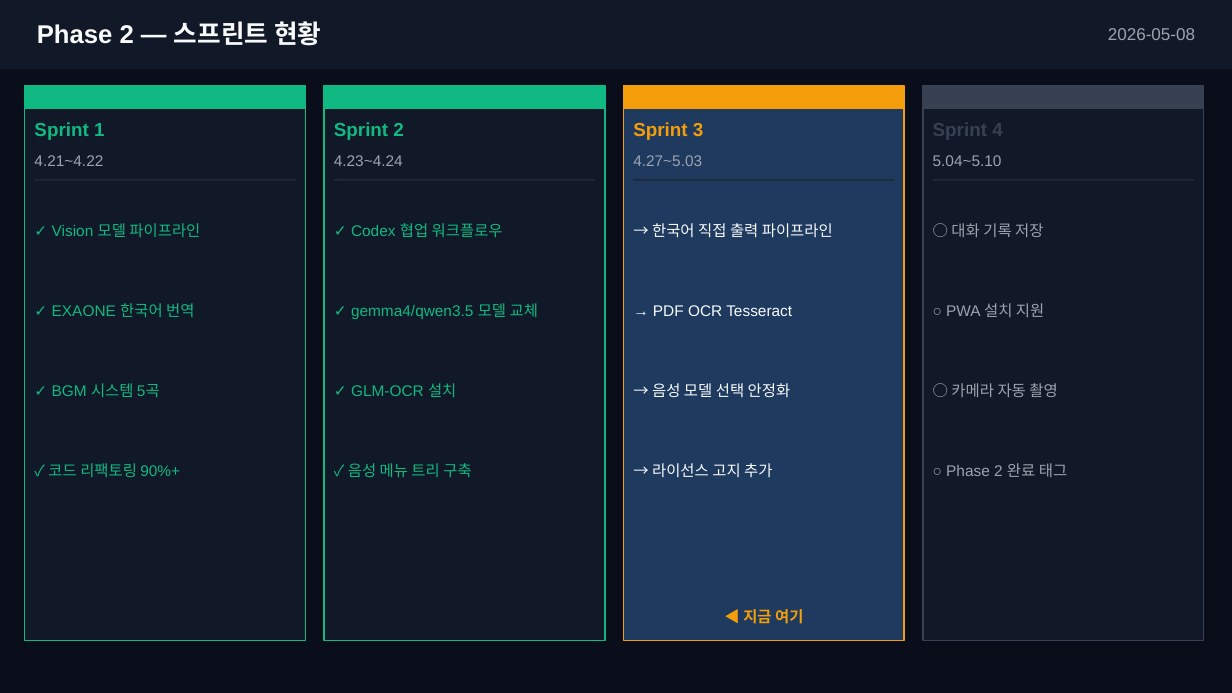
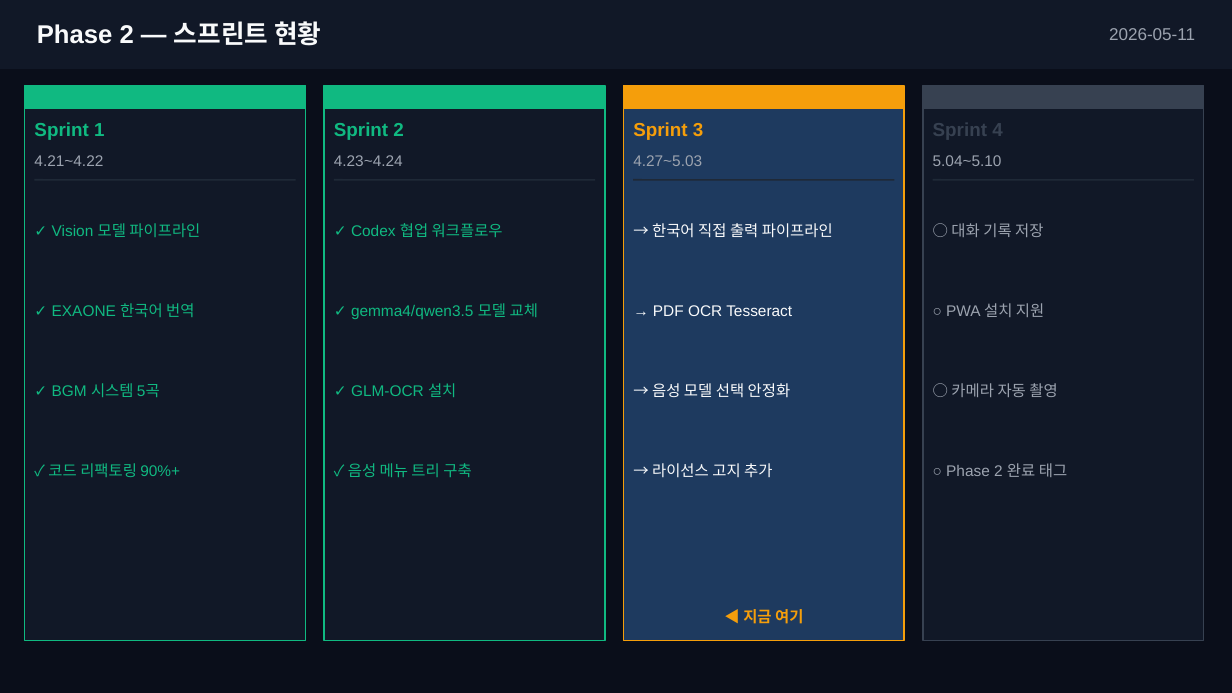
Before and after one commit to nantashin/readvoice-mvp, a slide deck: slide 2 of docs/daily-reports/roadmap_20260511.pptx. Drawn at 1232x693 pixels with LibreOffice and Linux fonts; fonts in the diff are those of the drawing. Boxes give left, top, right and bottom in pixels: in the first picture for what was removed or moved away, otherwise in the second. Text is boxed around its words. In the diff, an @@ line names an element or a change of style, - is before the commit and + after.

```diff
--- a/docs/daily-reports/roadmap_20260511.pptx
+++ b/docs/daily-reports/roadmap_20260511.pptx
@@ text at [1109,28,1195,40]: text changed @@
-2026-05-08
+2026-05-11
```
Also in this commit, not shown: 1 other slide changed, 2 other files.
